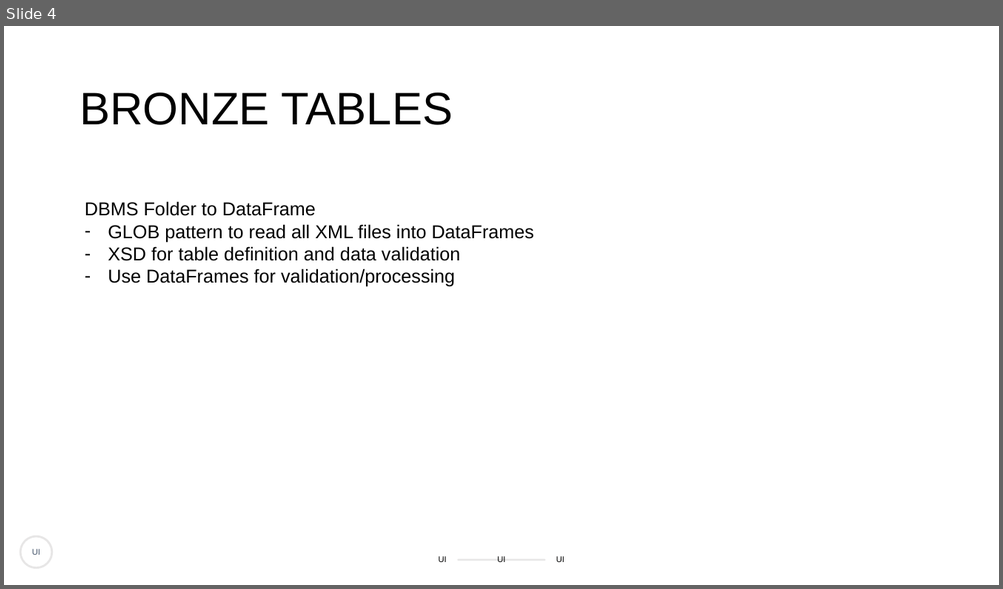
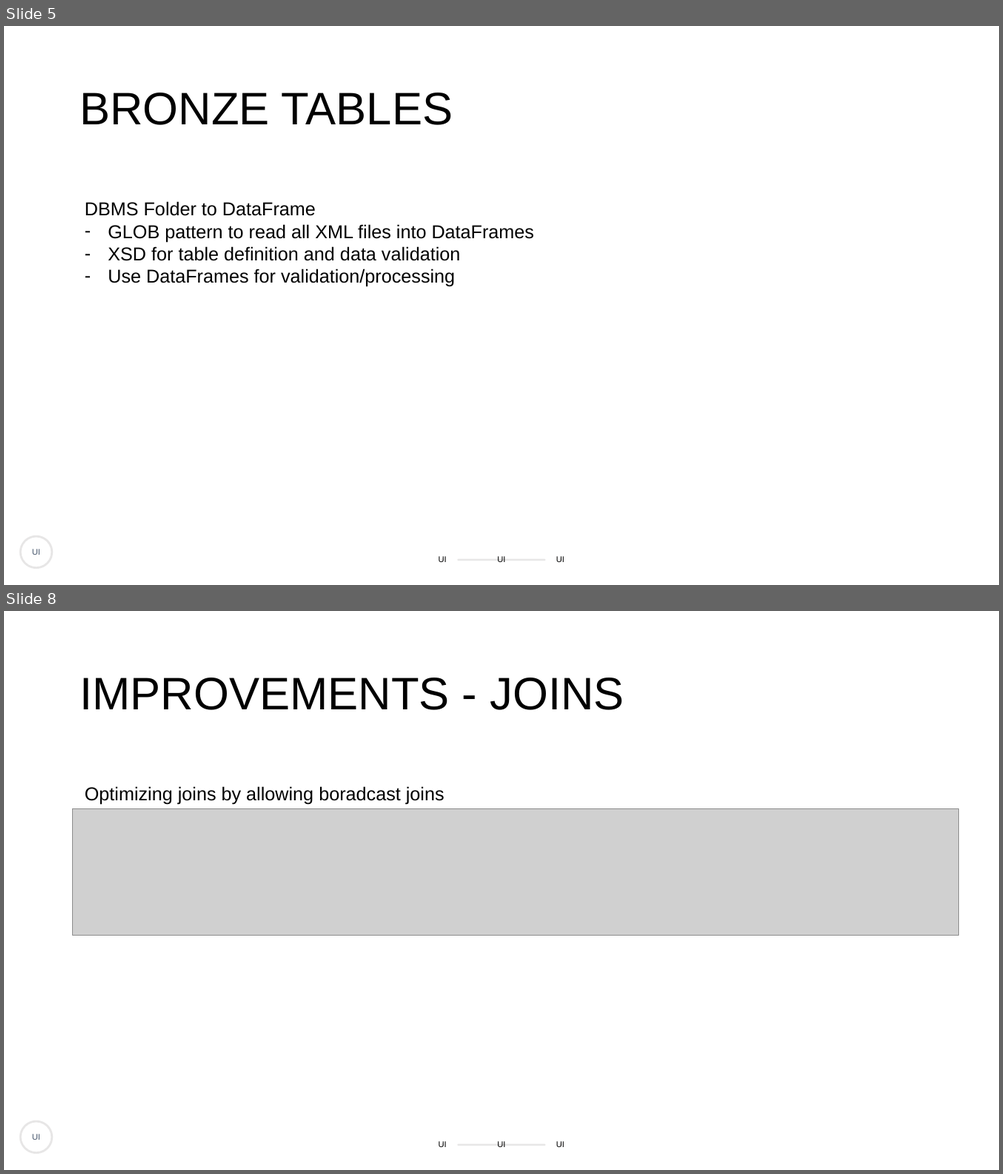
Before and after one commit to bartzwemmer/fedex, a slide deck: docs/Rijksmuseum_data.pptx. Shown one above the other, each under a label of ours: slide 4 before the commit, slides 5 and 8 after it; the slides between them are not shown. The pictures are 1003x589 and 1003x1174 pixels, drawn with LibreOffice and Linux fonts; fonts in the diff are those of the drawing; grey boxes stand for pictures. Boxes give left, top, right and bottom in pixels: in the first picture for what was removed or moved away, otherwise in the second. Text is boxed around its words. In the diff, an @@ line names an element or a change of style, - is before the commit and + after.

```diff
--- a/docs/Rijksmuseum_data.pptx
+++ b/docs/Rijksmuseum_data.pptx
@@ slide 8 added at [4,611,999,1170], background #FFFFFF @@
@@ title added at [79,678,623,710], 44 pt, text #000000 @@
+IMPROVEMENTS - JOINS
@@ text added at [85,786,444,805], 18 pt, text #000000 @@
+Optimizing joins by allowing boradcast joins
@@ picture added at [73,809,959,935] @@
@@ what was slide 4 is now slide 5 @@
```
Also in this commit, not shown: 3 slides changed, 4 other slides added, 1 slide removed, 1 other file.
